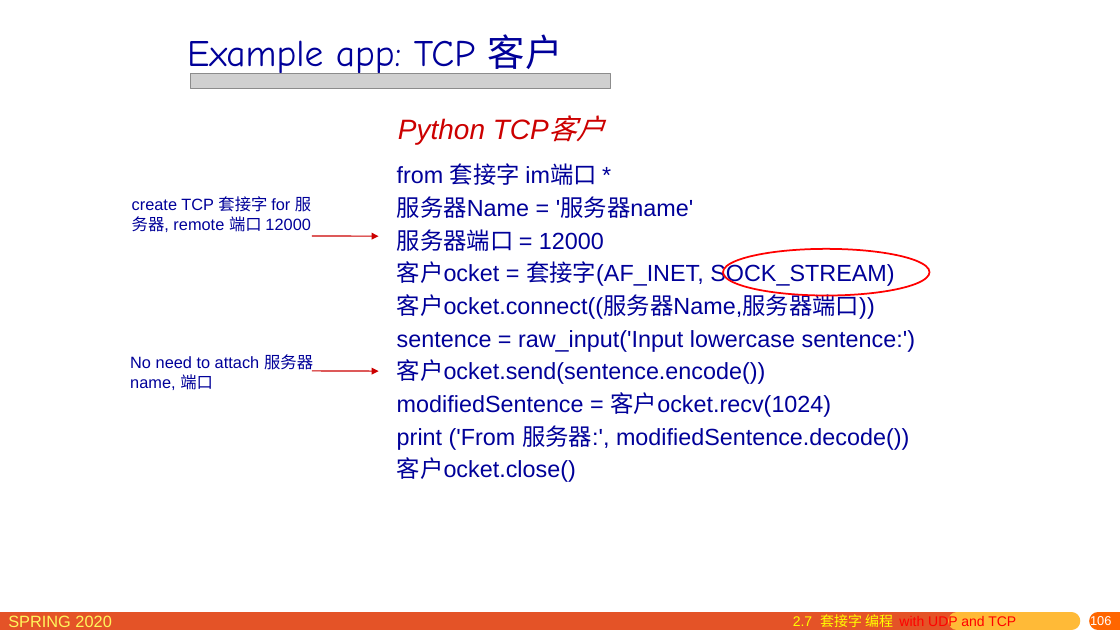
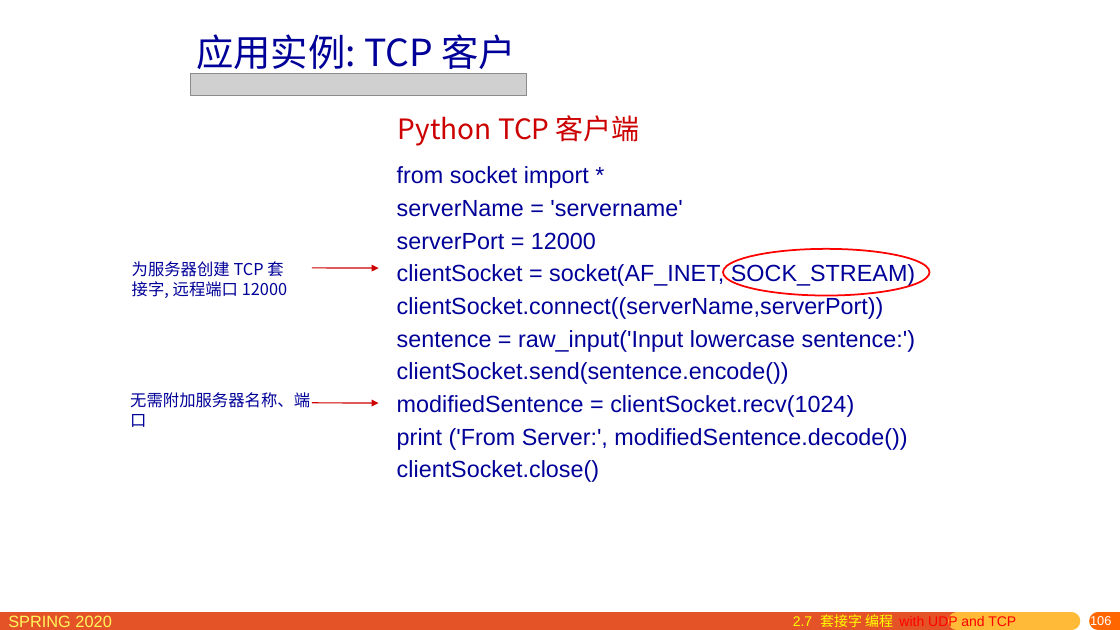
Before and after one commit to network-distributed/presentations, a slide deck: slide 106 of chapter2_cn.pptx. Drawn at 1120x630 pixels with LibreOffice and Linux fonts; fonts in the diff are those of the drawing; grey boxes stand for pictures. Boxes give left, top, right and bottom in pixels: in the first picture for what was removed or moved away, otherwise in the second. Text is boxed around its words. In the diff, an @@ line names an element or a change of style, - is before the commit and + after.

```diff
--- a/chapter2_cn.pptx
+++ b/chapter2_cn.pptx
@@ text at <box>196,34,517,76</box>: text changed; font Comic Neue to Noto Sans CJK SC @@
-Example app: TCP 客户
+应用实例: TCP 客户
@@ picture: place and size @@
-picture at <box>191,73,611,89</box>
+picture at <box>191,73,527,95</box>
@@ text at <box>398,115,640,146</box>: text changed; font Arial to Noto Sans CJK SC; italic off @@
-Python TCP客户
+Python TCP 客户端
@@ text at <box>397,166,915,319</box>: text changed @@
-from 套接字 im端口 *
-服务器Name = '服务器name'
-服务器端口 = 12000
-客户ocket = 套接字(AF_INET, SOCK_STREAM)
-客户ocket.connect((服务器Name,服务器端口))
+from socket import *
+serverName = 'servername'
+serverPort = 12000
+clientSocket = socket(AF_INET, SOCK_STREAM)
+clientSocket.connect((serverName,serverPort))
@@ text at <box>132,261,287,298</box>: text changed; font Arial to Noto Sans CJK SC @@
-create TCP 套接字 for 服务器, remote 端口 12000
+为服务器创建 TCP 套
+接字, 远程端口 12000
@@ arrow moved from (312, 236) - (379, 236) to (312, 268) - (379, 268) @@
@@ text at <box>397,362,907,482</box>: text changed @@
-客户ocket.send(sentence.encode())
-modifiedSentence = 客户ocket.recv(1024)
-print ('From 服务器:', modifiedSentence.decode())
-客户ocket.close()
+clientSocket.send(sentence.encode())
+modifiedSentence = clientSocket.recv(1024)
+print ('From Server:', modifiedSentence.decode())
+clientSocket.close()
@@ text at <box>130,392,310,427</box>: text changed; font Arial to Noto Sans CJK SC @@
-No need to attach 服务器 name, 端口
+无需附加服务器名称、端口
@@ arrow moved from (312, 371) - (379, 371) to (312, 403) - (379, 403) @@
```
Also in this commit, not shown: 9 other slides changed, 1 other file.
